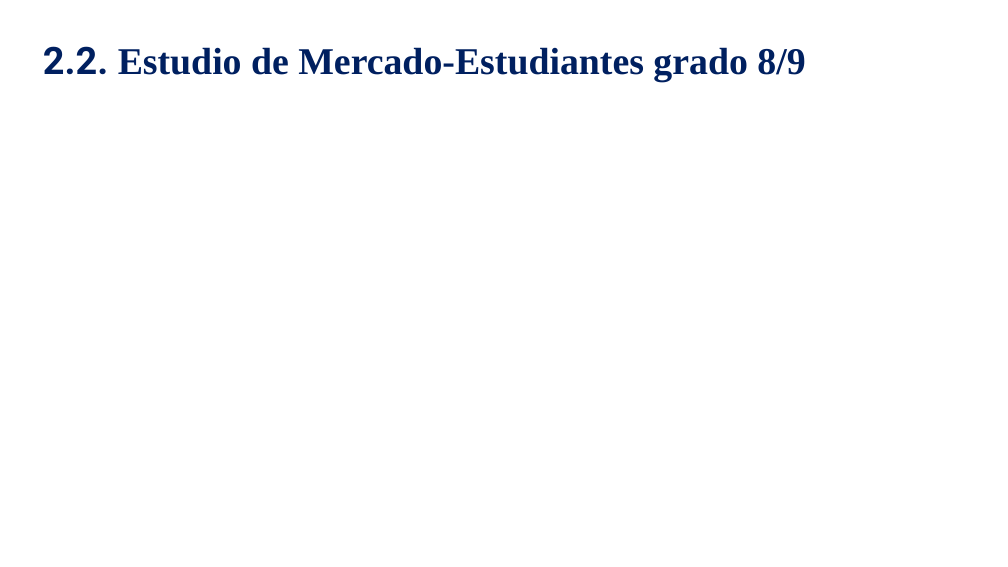
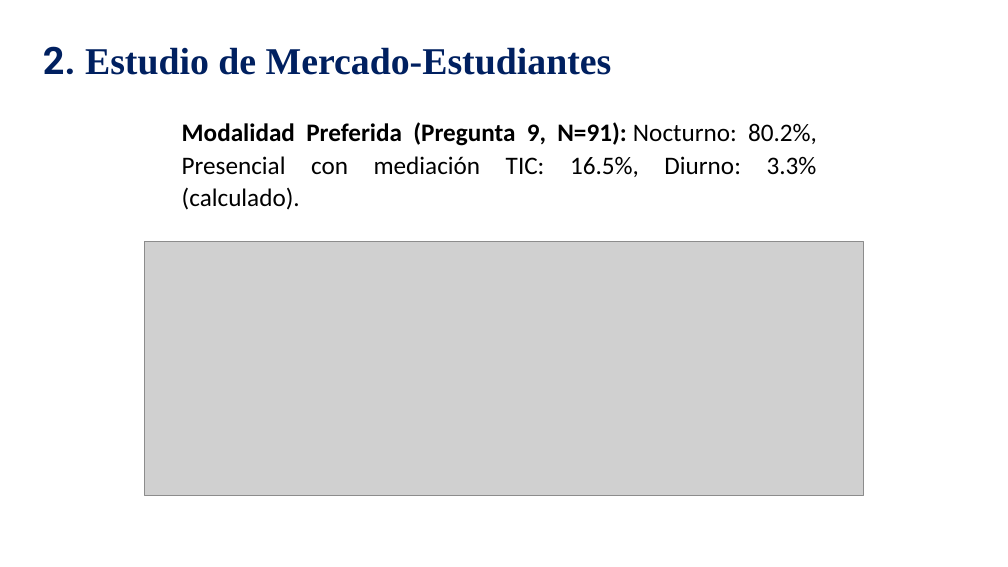
Before and after one commit to DanielVickG87/ESPECIALIZACION_EN_INDUSTRIA_5.0_Y_AUTOMATIZACION_INDUSTRIAL, a slide deck: slide 9 of Presentación decanatura PROGRAMA ESPECIALIZACIÓN EN INDUSTRIA 5.0.pptx (slide 6 before the commit). Drawn at 1008x567 pixels with LibreOffice and Linux fonts; fonts in the diff are those of the drawing; grey boxes stand for pictures; background and template pictures are left out. Boxes give left, top, right and bottom in pixels: in the first picture for what was removed or moved away, otherwise in the second. Text is boxed around its words. In the diff, an @@ line names an element or a change of style, - is before the commit and + after.

```diff
--- a/Presentación decanatura PROGRAMA ESPECIALIZACIÓN EN INDUSTRIA 5.0.pptx
+++ b/Presentación decanatura PROGRAMA ESPECIALIZACIÓN EN INDUSTRIA 5.0.pptx
@@ text at (x1=43, y1=46, x2=612, y2=75): text changed @@
-2.2. Estudio de Mercado-Estudiantes grado 8/9
+2. Estudio de Mercado-Estudiantes
@@ text added at (x1=182, y1=122, x2=817, y2=210), 18 pt, text #000000 @@
+  Modalidad Preferida (Pregunta 9, N=91): Nocturno: 80.2%, Presencial con mediación TIC: 16.5%, Diurno: 3.3% (calculado).
@@ picture added at (x1=145, y1=242, x2=864, y2=496) @@
```
Also in this commit, not shown: 6 other slides changed, 15 slides added, 2 slides removed, 10 other files.
